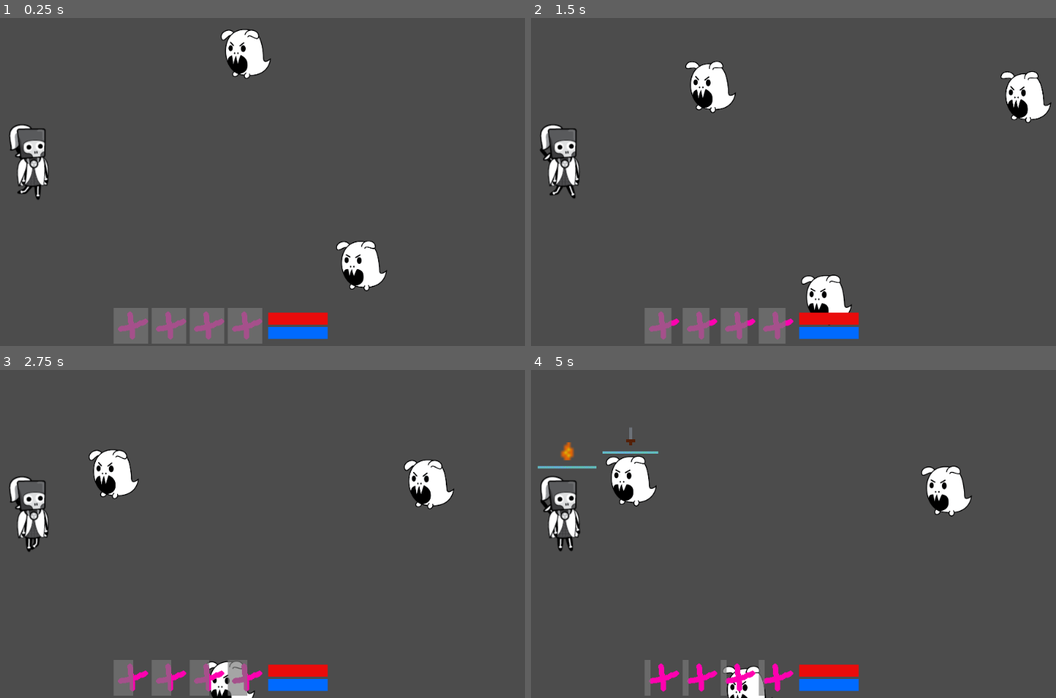
Above: before the commit, frames 1-4 (two rows, left to right).
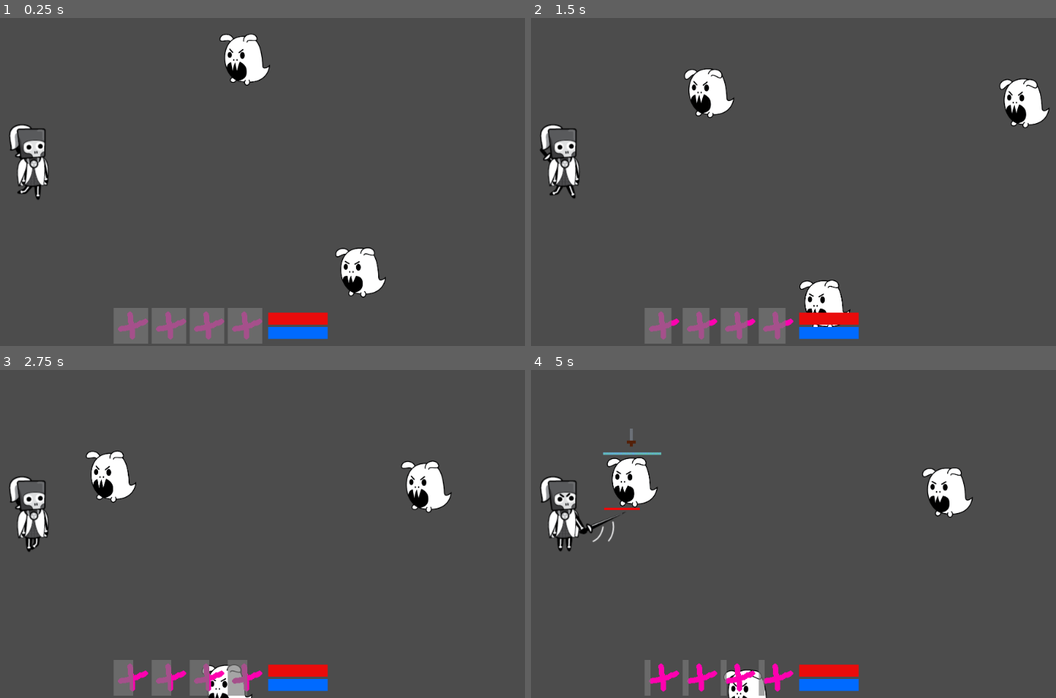
Above: after the commit, the same moments.

Repository: danreeves/godot-wild-jam-33
Game: Godot game, scene res://Main.tscn
The game is run twice, just before and just after one commit, with the same random seed, the same clock (stepped at 60 frames per second) and the same inputs. The engine's default icon, where the game draws it, is replaced by a stand-in: a white triangle on a blue panel in a dark square.
Inputs (mouse positions are in pixels of both pictures, inside the frame that each line leads up to):
- Up to frame 1 (0.25 s): no input
- Up to frame 2 (1.5 s): move the mouse to (888, 159) at 0.52 s; move the mouse to (630, 191) at 1.27 s
- Up to frame 3 (2.75 s): move the mouse to (283, 452) at 2.02 s
- Up to frame 4 (5 s): move the mouse to (720, 596) at 2.77 s; move the mouse to (935, 576) at 3.52 s; move the mouse to (567, 474) at 4.27 s

The runs differ from the first frame. In frame 1, 1.4% of the frame differs, in the area x 41-74%, y 3-86%; in frame 2, 1.9%, in the area x 29-100%, y 12-95%; in frame 3, 1.4%; in frame 4, 1.8%.

Commit message:
fix an error

Diff:
--- a/Main.tscn
+++ b/Main.tscn
@@ -8,7 +8,7 @@
 [node name="World" type="Node"]
 
 [node name="Player" parent="." instance=ExtResource( 1 )]
-position = Vector2( 36.5961, 276.53 )
+position = Vector2( 37.7853, 264.638 )
 
 [node name="Enemy" parent="." instance=ExtResource( 2 )]
 position = Vector2( 412.951, 82.0248 )
@@ -17,7 +17,7 @@
 scale = Vector2( 0.5, 0.5 )
 frames = ExtResource( 4 )
 animation = "idle"
-frame = 3
+frame = 1
 playing = true
 
 [node name="Enemy2" parent="." instance=ExtResource( 2 )]
@@ -27,7 +27,6 @@
 scale = Vector2( 0.5, 0.5 )
 frames = ExtResource( 4 )
 animation = "idle"
-frame = 2
 playing = true
 
 [node name="Enemy3" parent="." instance=ExtResource( 2 )]
@@ -37,7 +36,7 @@
 scale = Vector2( 0.5, 0.5 )
 frames = ExtResource( 4 )
 animation = "idle"
-frame = 3
+frame = 1
 playing = true
 
 [node name="HUD" parent="." instance=ExtResource( 3 )]
--- a/Units/Player.gd
+++ b/Units/Player.gd
@@ -48,7 +48,9 @@
 		in_range.append(unit)
 
 func unit_leave_range(unit):
-	in_range.remove(in_range.find(unit))
+	var index = in_range.find(unit)
+	if index >= 0:
+		in_range.remove(index)
 
 func get_nearest_enemy() -> Node2D:
 	var enemies = get_tree().get_nodes_in_group("Enemies")
